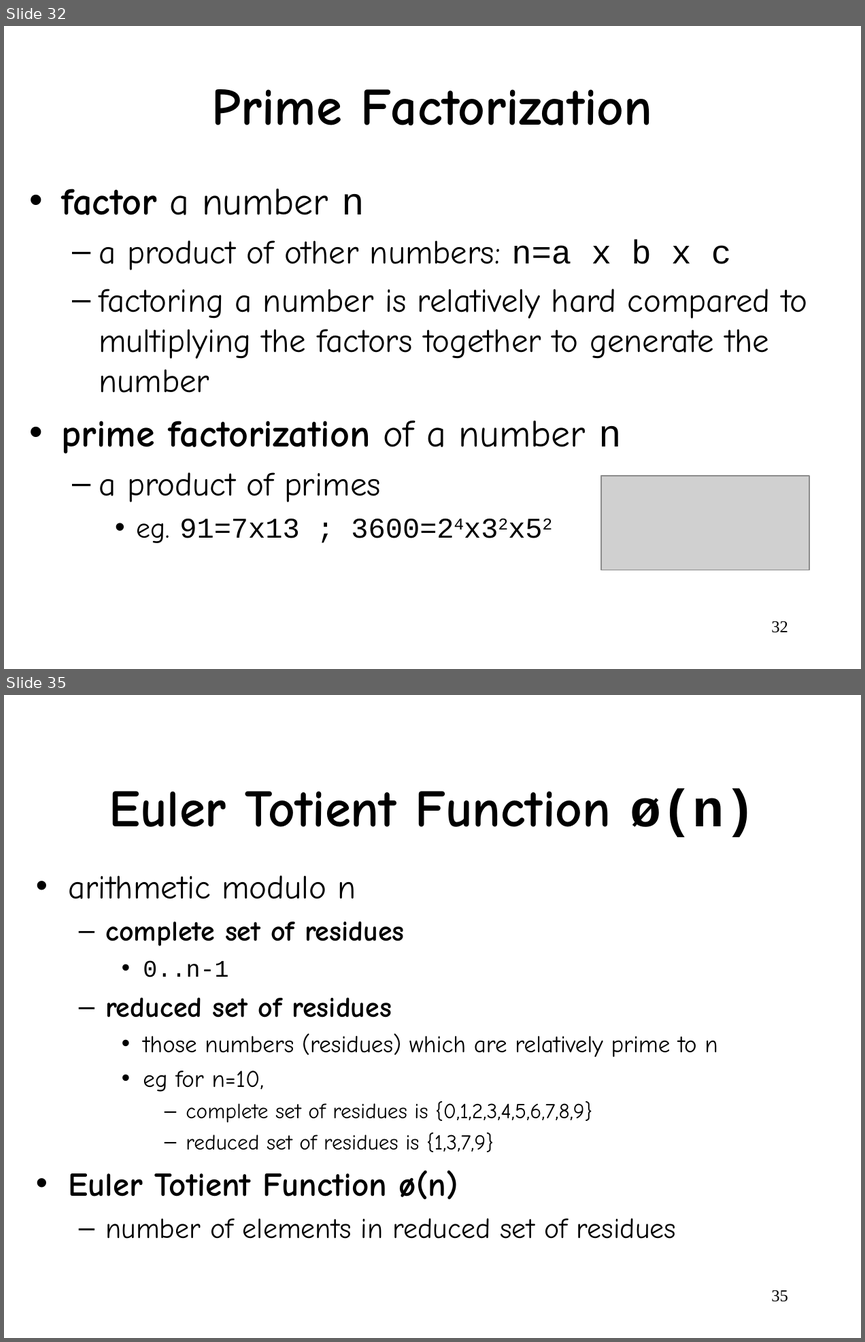
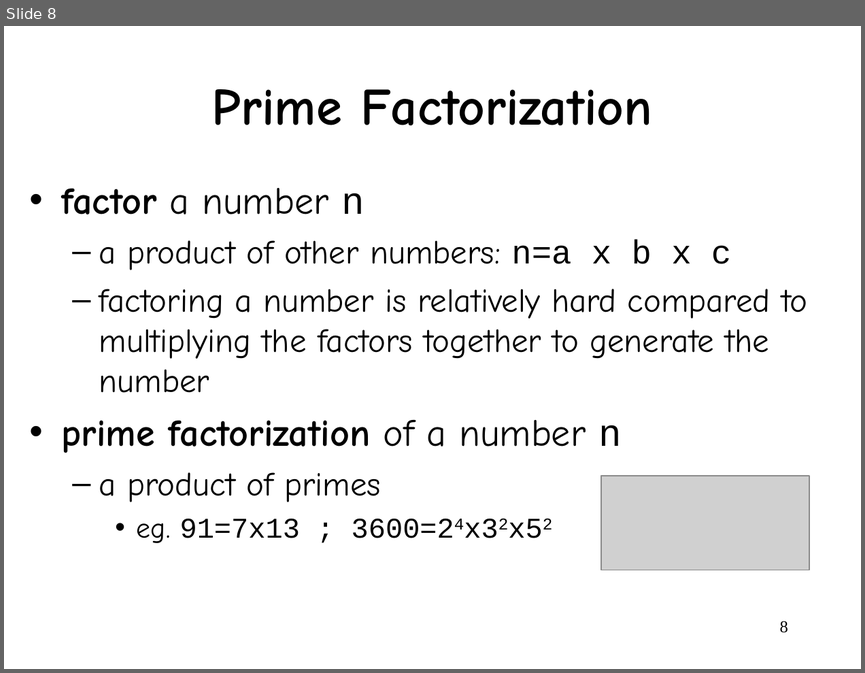
Before and after one commit to wangjin0818/Network_Security, a slide deck: week 04/Chapter 3.ppt. Shown one above the other, each under a label of ours: slides 32 and 35 before the commit, slide 8 after it; the slides between them are not shown. The pictures are 865x1342 and 865x673 pixels, drawn with LibreOffice and Linux fonts; fonts in the diff are those of the drawing; grey boxes stand for pictures. Boxes give left, top, right and bottom in pixels: in the first picture for what was removed or moved away, otherwise in the second. Text is boxed around its words. In the diff, an @@ line names an element or a change of style, - is before the commit and + after.

```diff
--- a/week 04/Chapter 3.ppt
+++ b/week 04/Chapter 3.ppt
@@ slide 35 removed at (4,695,861,1338), background #FFFFFF @@
@@ title removed at (109,788,756,837) @@
-Euler Totient Function ø(n)
@@ text removed at (68,875,717,1238) @@
-• arithmetic modulo n
-  – complete set of residues
-    • 0..n-1
-  – reduced set of residues
-    • those numbers (residues) which are relatively prime to n
-    • eg for n=10,
-      – complete set of residues is {0,1,2,3,4,5,6,7,8,9}
-      – reduced set of residues is {1,3,7,9}
-• Euler Totient Function ø(n)
-  – number of elements in reduced set of residues
@@ page number removed at (771,1289,788,1302) @@
-35
@@ what was slide 32 is now slide 8 @@
@@ page number at (780,620,788,633): text changed @@
-32
+8
```
Also in this commit, not shown: 34 other slides removed, 1 other file.
